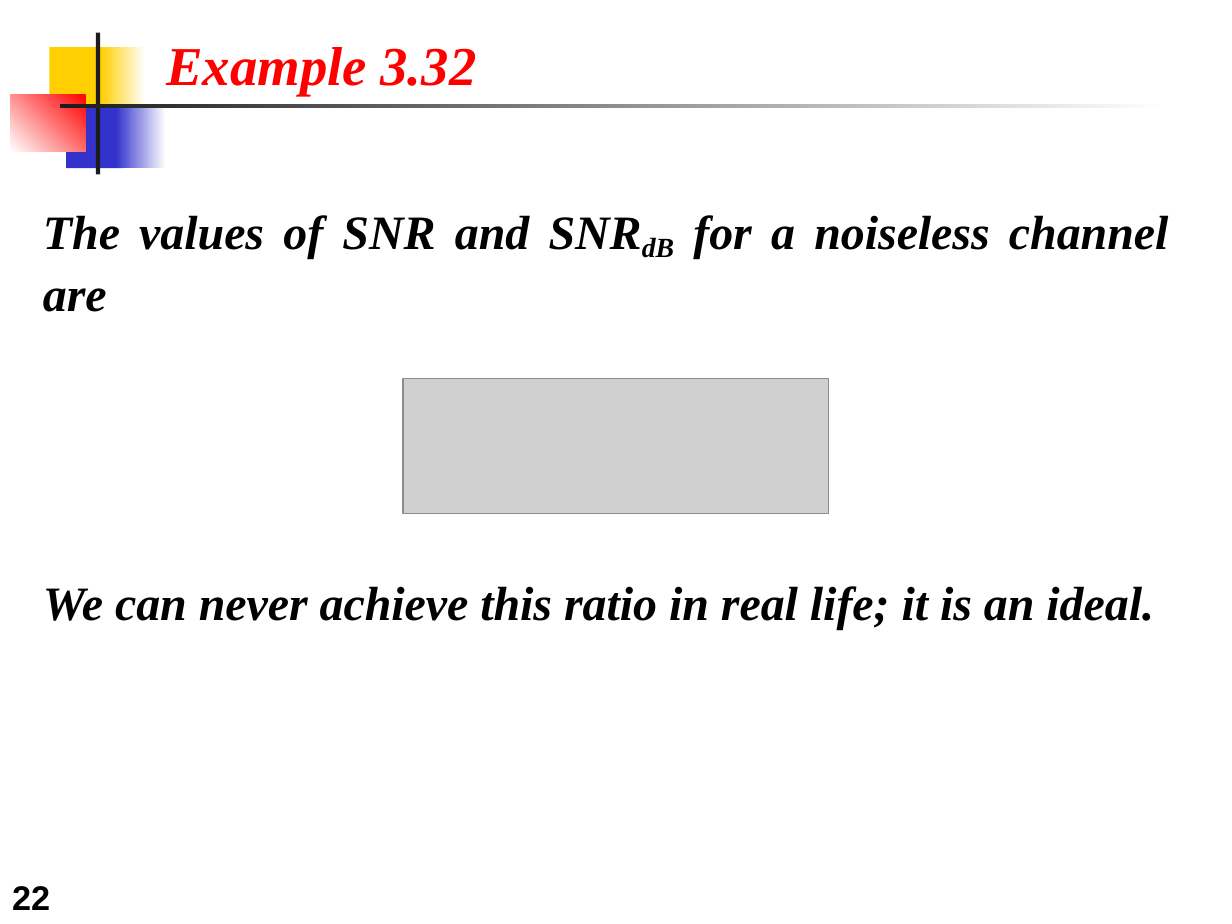
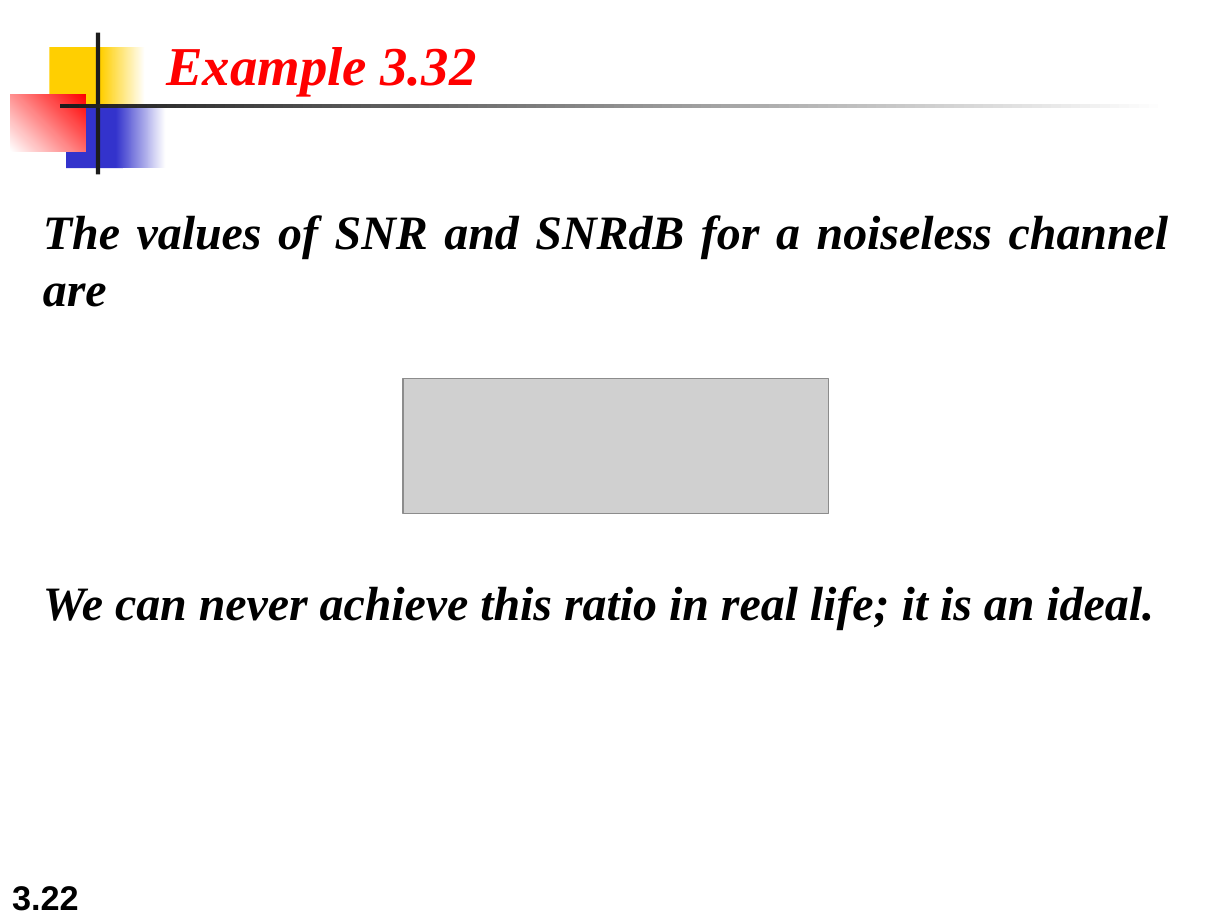
Before and after one commit to alzobaer/ICE-3262, a slide deck: slide 22 of Communication Engineering/Slides/Lecture-4 (Transmission Impairment).ppt. Drawn at 1232x924 pixels with LibreOffice and Linux fonts; fonts in the diff are those of the drawing; grey boxes stand for pictures. Boxes give left, top, right and bottom in pixels: in the first picture for what was removed or moved away, otherwise in the second. Text is boxed around its words. In the diff, an @@ line names an element or a change of style, - is before the commit and + after.

```diff
--- a/Communication Engineering/Slides/Lecture-4 (Transmission Impairment).ppt
+++ b/Communication Engineering/Slides/Lecture-4 (Transmission Impairment).ppt
@@ text "The values of SNR and ..." at (43,215,1168,307): now on the baseline in "SNRdB" @@
@@ page number at (12,886,79,911): text changed @@
-22
+3.22
```
Also in this commit, not shown: 7 other slides changed, 41 other files.
